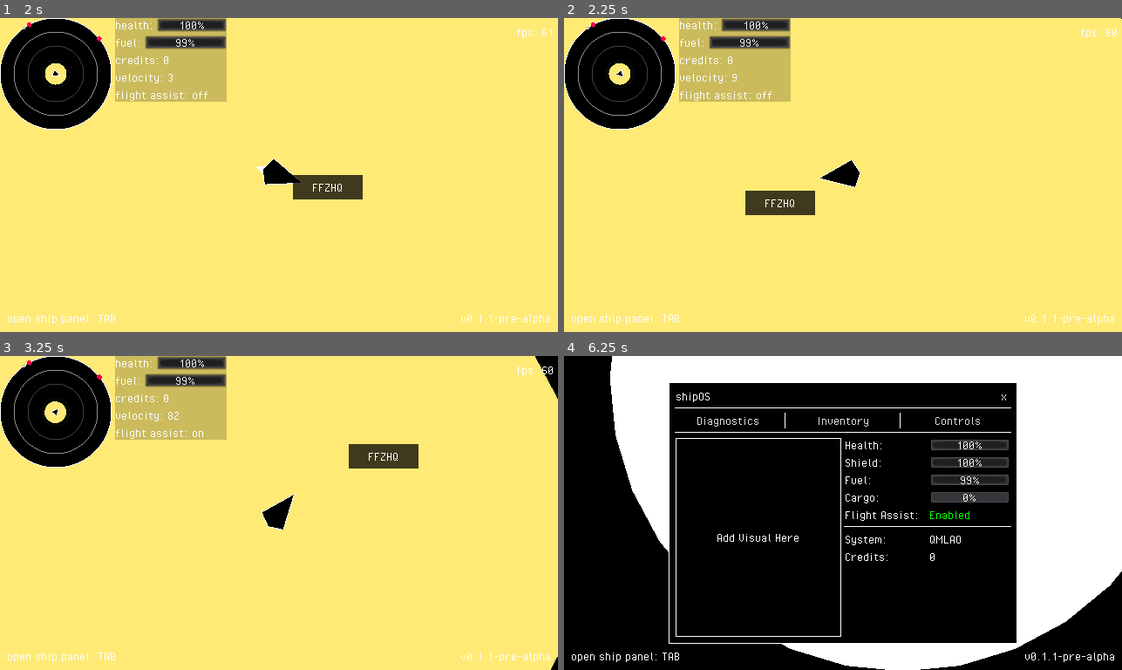
Above: before the commit, frames 1-4 (two rows, left to right).
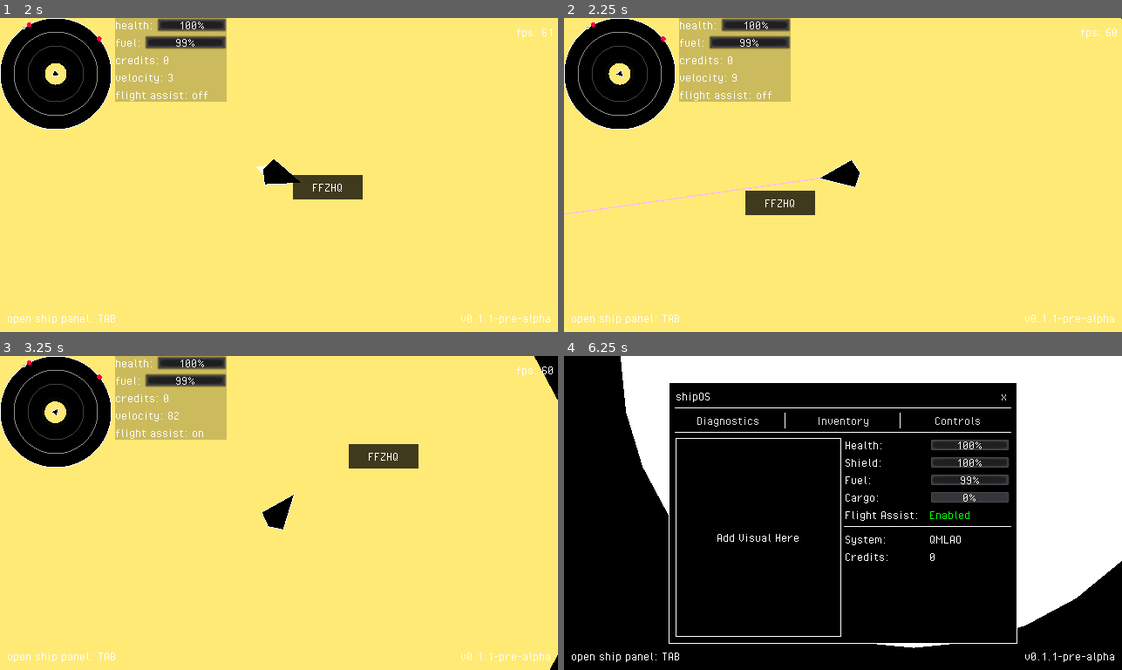
Above: after the commit, the same moments.

Repository: fossqueen/void-voyager-old
Game: Godot game, scene res://main.tscn
Two runs of this game, one before a commit and one after it. Both use one fixed random seed, a clock stepped at 60 frames per second and the inputs below.
Inputs (mouse positions are in pixels of both pictures, inside the frame that each line leads up to):
- Up to frame 1 (2 s): click "new game" at 0.5 s; tap Enter at 1.25 s; move the mouse to (279, 175) at 1.27 s; hold W (thrust) from 1.28 s (still down); tap Space (flight_assist) at 1.35 s
- Up to frame 2 (2.25 s): move the mouse to (731, 190) at 2.02 s; release W (thrust) at 2.03 s; click (731, 190) at 2.1 s
- Up to frame 3 (3.25 s): tap Space (flight_assist) at 2.3, 2.75, 2.85 s; move the mouse to (334, 443) at 2.77 s; hold W (thrust) from 2.78 s (still down)
- Up to frame 4 (6.25 s): move the mouse to (815, 575) at 3.52 s; tap J (hyperspace) at 3.6 s; tap Space (flight_assist) every 0.75 s from 3.8 to 6.05 s; move the mouse to (1010, 560) at 4.27 s; release W (thrust) at 4.28 s; right-click (1010, 560) at 4.35 s; move the mouse to (675, 465) at 5.02 s; tap Tab (ship_panel) at 5.1 s; move the mouse to (870, 513) at 5.77 s; hold = (zoom_in) from 5.78 s (still down)

Frame 1 is identical in both runs. In frame 2, 0.2% of the frame differs, in the area x 0-46%, y 50-63%; in frame 3, less than 0.1%; in frame 4, 5.1%, in the area x 8-100%, y 0-100%.

Commit message:
Reworked laser into a beam laser. Fine tuned flight assist amount

Diff:
--- a/asteroid/asteroid.gd
+++ b/asteroid/asteroid.gd
@@ -37,15 +37,16 @@
 
 # custom functions
 func damage(amount):
-	global_scale.x -= (amount * 0.001)
-	global_scale.y -= (amount * 0.001)
+	global_scale.x -= (amount * 0.002)
+	global_scale.y -= (amount * 0.002)
 	health -= amount
-	var new_explosion = explosion.instance()
-	new_explosion.position = position
-	new_explosion.modulate = Color(1, 1, 1)
-	new_explosion.z_index = -1
-	get_parent().add_child(new_explosion)
+
 	if health <= 0:
+		var new_explosion = explosion.instance()
+		new_explosion.position = position
+		new_explosion.modulate = Color(1, 1, 1)
+		new_explosion.z_index = -1
+		get_parent().add_child(new_explosion)
 		queue_free()
 
 # signals
--- a/player/player.gd
+++ b/player/player.gd
@@ -9,7 +9,6 @@
 var reset_state = false
 var flight_assist: bool = true
 
-onready var laser = load("res://_debug/laser.tscn")
 onready var rocket = load("res://_debug/rocket.tscn")
 
 # base functions
@@ -45,13 +44,6 @@
 		Global.main.hyperspace()
 		$UI/Radar.get_objects()
 
-	# Primary fire
-	if Input.is_action_just_pressed("primary_fire"):
-		var new_laser = laser.instance()
-		new_laser.position = position
-		new_laser.rotation = global_rotation
-		get_parent().add_child(new_laser)
-
 	# Secondary fire
 	if Input.is_action_just_pressed("secondary_fire"):
 		var new_rocket = rocket.instance()
@@ -82,7 +74,7 @@
 	else:
 		$Animations/AnimationPlayer.play("idle")
 		if flight_assist:
-			linear_damp = 1
+			linear_damp = 0.6
 
 func look():
 	look_at(get_global_mouse_position())
--- a/player/player.tscn
+++ b/player/player.tscn
@@ -6,6 +6,7 @@
 [ext_resource path="res://ui/ui.tscn" type="PackedScene" id=4]
 [ext_resource path="res://ui/player-stats/player-stats.tscn" type="PackedScene" id=5]
 [ext_resource path="res://ui/theme/fonts/PixelOperator.ttf" type="DynamicFontData" id=6]
+[ext_resource path="res://ships/modules/mining-laser.tscn" type="PackedScene" id=7]
 
 [sub_resource type="Animation" id=1]
 resource_name = "idle"
@@ -58,6 +59,9 @@
 script = ExtResource( 1 )
 points = PoolVector2Array( -20, 0, -12, -16, 28, 0, -12, 16, -20, 0 )
 
+[node name="MiningLaser" parent="." instance=ExtResource( 7 )]
+show_behind_parent = true
+
 [node name="Animations" type="Node2D" parent="."]
 show_behind_parent = true
 
--- /dev/null
+++ b/ships/modules/mining-laser.gd
@@ -0,0 +1,56 @@
+extends RayCast2D
+
+var damage_per_second: int = 30
+var fire_action := "primary_fire"
+
+var is_casting := false setget set_is_casting
+
+func _ready() -> void:
+	set_physics_process(false)
+	$Laser.points[1] = Vector2.ZERO
+
+func _unhandled_input(event: InputEvent) -> void:
+	if event.is_action(fire_action):
+		self.is_casting = event.is_pressed()
+
+
+func _physics_process(delta) -> void:
+	var cast_point := cast_to
+	force_raycast_update()
+
+	$CollisionParticles.emitting = is_colliding()
+
+	if is_colliding():
+		cast_point = to_local(get_collision_point())
+		$CollisionParticles.global_rotation = get_collision_normal().angle()
+		$CollisionParticles.position = cast_point
+
+		get_collider().damage(damage_per_second * delta)
+
+	$Laser.points[1] = cast_point
+	$BeamParticles.position = cast_point * 0.5
+	$BeamParticles.process_material.emission_box_extents.x = cast_point.length() * 0.5
+
+func set_is_casting(cast: bool) -> void:
+	is_casting = cast
+
+	$BeamParticles.emitting = is_casting
+	$CastingParticles.emitting = is_casting
+
+	if is_casting:
+		appear()
+	else:
+		$CollisionParticles.emitting = false
+		disappear()
+
+	set_physics_process(is_casting)
+
+func appear() -> void:
+	$Tween.stop_all()
+	$Tween.interpolate_property($Laser, "width", 0, 4.0, 0.1)
+	$Tween.start()
+
+func disappear() -> void:
+	$Tween.stop_all()
+	$Tween.interpolate_property($Laser, "width", 4.0, 0, 0.1)
+	$Tween.start()
--- /dev/null
+++ b/ships/modules/mining-laser.tscn
@@ -0,0 +1,73 @@
+[gd_scene load_steps=7 format=2]
+
+[ext_resource path="res://ships/modules/mining-laser.gd" type="Script" id=1]
+
+[sub_resource type="Curve" id=2]
+_data = [ Vector2( 0, 1 ), 0.0, 0.0, 0, 0, Vector2( 0.435185, 1 ), 0.0, 0.0, 0, 0, Vector2( 1, 0 ), 0.0, 0.0, 0, 0 ]
+
+[sub_resource type="CurveTexture" id=3]
+curve = SubResource( 2 )
+
+[sub_resource type="ParticlesMaterial" id=4]
+flag_disable_z = true
+spread = 90.0
+gravity = Vector3( 0, 0, 0 )
+initial_velocity = 48.0
+orbit_velocity = 0.0
+orbit_velocity_random = 0.0
+angle = 90.0
+angle_random = 1.0
+scale = 2.0
+scale_curve = SubResource( 3 )
+color = Color( 6, 0, 5, 1 )
+
+[sub_resource type="ParticlesMaterial" id=5]
+flag_disable_z = true
+spread = 90.0
+gravity = Vector3( 0, 0, 0 )
+initial_velocity = 96.0
+orbit_velocity = 0.0
+orbit_velocity_random = 0.0
+angle = 90.0
+angle_random = 1.0
+scale = 2.0
+scale_curve = SubResource( 3 )
+color = Color( 6, 0, 5, 1 )
+
+[sub_resource type="ParticlesMaterial" id=6]
+emission_shape = 2
+emission_box_extents = Vector3( 1, 1, 1 )
+flag_disable_z = true
+gravity = Vector3( 0, 0, 0 )
+orbit_velocity = 0.0
+orbit_velocity_random = 0.0
+tangential_accel = 100.0
+scale = 2.0
+color = Color( 6, 0, 5, 1 )
+
+[node name="MiningLaser" type="RayCast2D"]
+cast_to = Vector2( 1000, 0 )
+script = ExtResource( 1 )
+
+[node name="Laser" type="Line2D" parent="."]
+points = PoolVector2Array( 0, 0, 32, 0 )
+width = 4.0
+default_color = Color( 4, 0.73, 5, 1 )
+
+[node name="Tween" type="Tween" parent="."]
+
+[node name="CastingParticles" type="Particles2D" parent="."]
+emitting = false
+lifetime = 0.3
+process_material = SubResource( 4 )
+
+[node name="CollisionParticles" type="Particles2D" parent="."]
+emitting = false
+lifetime = 0.3
+process_material = SubResource( 5 )
+
+[node name="BeamParticles" type="Particles2D" parent="."]
+emitting = false
+lifetime = 0.3
+local_coords = false
+process_material = SubResource( 6 )
Not shown: 1 places in player/player.tscn that only renumber resources
